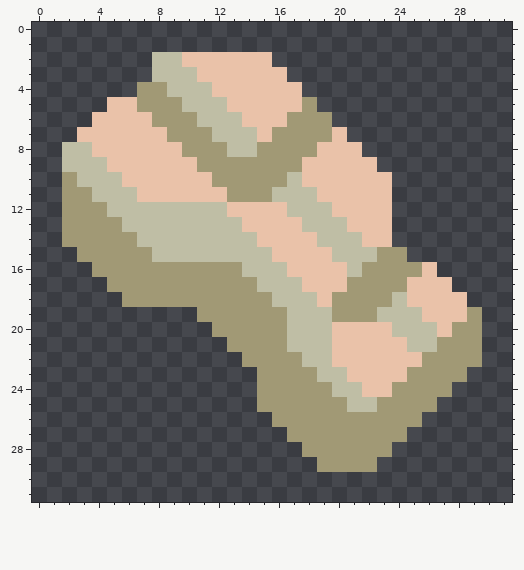
Pixel-art sprite -- sprites/items/cupronickel.png. This is how it looked before the edit.
The file is 32x32 pixels.
After the commit:
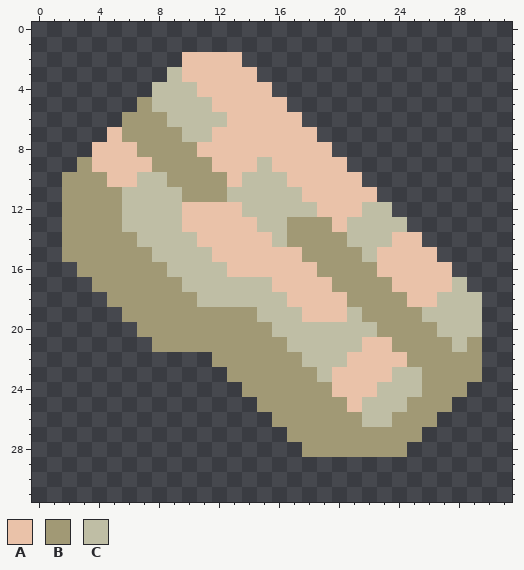
Palette (. is transparent): A #eac2a9  B #a19975  C #bfbea5
Change:
Changed rows in their new state; - is an unchanged pixel.
first column x 2:
 2 ------..----..--------------
 3 ------.-A----..-------------
 4 -----.C--A----..------------
 5 ---..-CC--A----..-----------
 6 --..BB-CC--A---A..----------
 7 -..-BBB-CCAAA-AAA..---------
 8 ..---BBB-AAAAAAAA-..--------
 9 .BA---BBB-AAACAA---..-------
10 -BBA-CCBBB-ACCCA----..------
11 --BB-CCCBBBCCC--A----.------
12 ---B----AAA-CCC--A--CC------
13 --------AAAA-CCBBBACCCC-----
14 ---------AAAA-CBBBB-CCAA----
15 B---------AAAA--BBBB-AAAA---
16 -B-----CCCCAAAA--BBB-AAA-A--
17 --B-----CCCCC-AA--B---A---C-
18 ---B-----CCCCC-AA-A---B--CCC
19 ----BBBBB----CC-AAAC-BBBCCCC
20 -----BBBBB----C---CCCBBBBCCC
21 ------BBBBB-------CC--BBB-C-
22 ----------BB------C----B----
23 -----------BB-----A---CC---B
24 ------------B-----AA-CCC--B-
25 -------------------A-CC--B--
26 --------------------CC--B---
27 -----------------------B----
28 ----------------------B-----
29 -----------------....-------
Changed places in both pictures, as pixel boxes (x1, y1, x2, y2):
changed: (62, 52, 482, 472)
